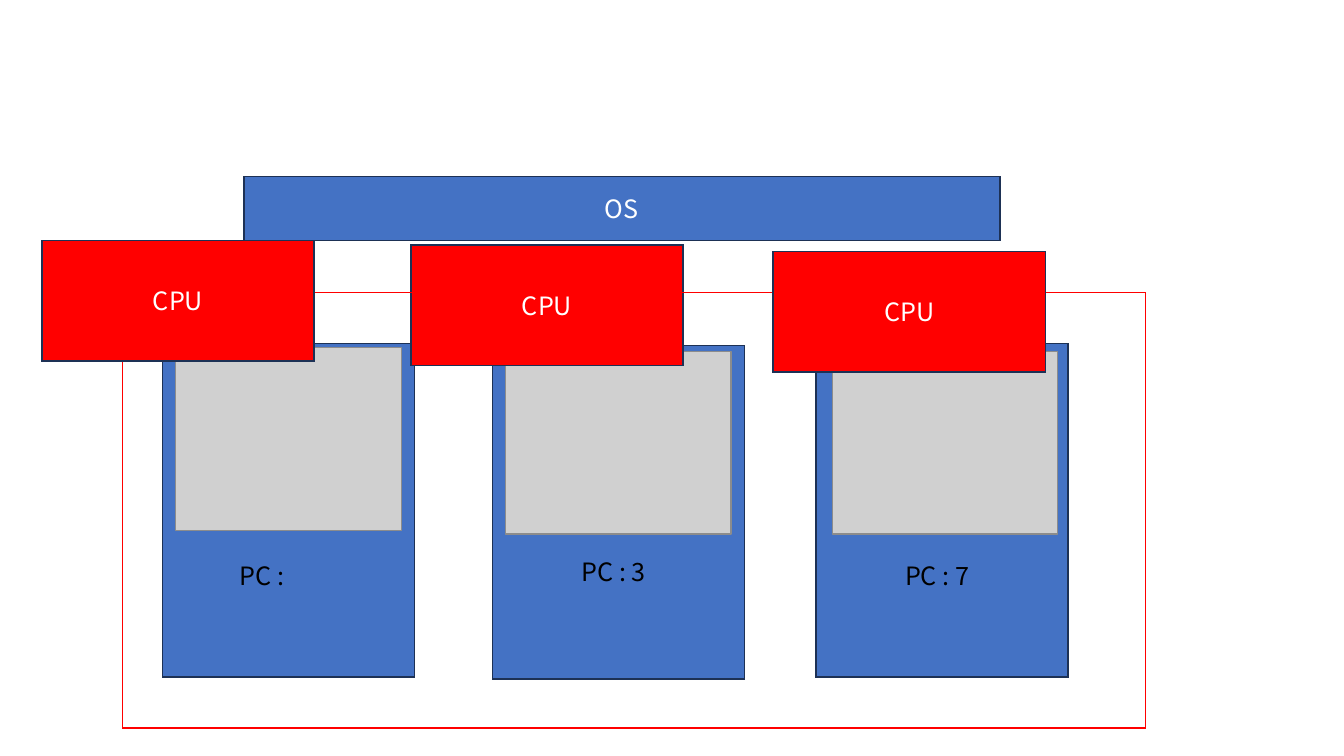
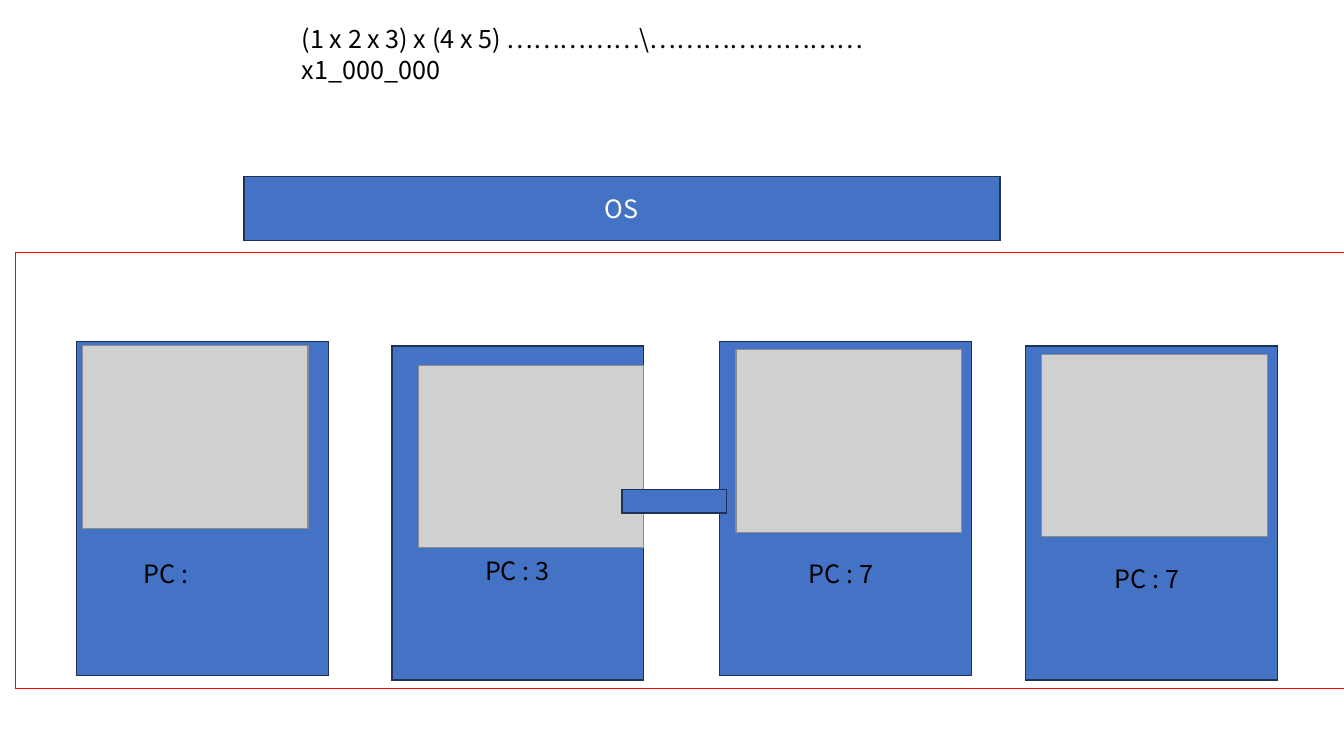
Before and after one commit to Baskervir/simcoding_jm, a slide deck: slide 8 of hy/수업자료/6주차 멀티쓰레딩/Multi Threading.pptx (slide 7 before the commit). Drawn at 1344x756 pixels with LibreOffice and Linux fonts; fonts in the diff are those of the drawing; grey boxes stand for pictures. Boxes give left, top, right and bottom in pixels: in the first picture for what was removed or moved away, otherwise in the second. Text is boxed around its words. In the diff, an @@ line names an element or a change of style, - is before the commit and + after.

```diff
--- a/hy/수업자료/6주차 멀티쓰레딩/Multi Threading.pptx
+++ b/hy/수업자료/6주차 멀티쓰레딩/Multi Threading.pptx
@@ text added at box(302, 27, 500, 83), 18 pt, text #000000 @@
+(1 x 2 x 3) x (4 x 5) ……………\…………………… x1_000_000
@@ rectangle: place and size @@
-rectangle at box(122, 292, 1145, 728)
+rectangle at box(15, 253, 1344, 689)
@@ rectangle removed at box(42, 240, 315, 361) @@
-CPU
@@ rectangle removed at box(411, 245, 684, 366) @@
-CPU
@@ rectangle removed at box(773, 252, 1046, 373) @@
-CPU
@@ rectangle: place and size @@
-rectangle at box(162, 343, 414, 677)
+rectangle at box(77, 342, 329, 676)
@@ picture: place and size @@
-picture at box(175, 348, 401, 530)
+picture at box(83, 346, 309, 528)
@@ rectangle: place and size @@
-rectangle at box(492, 346, 744, 680)
+rectangle at box(392, 346, 644, 680)
@@ 3 texts, 1 picture, 1 rectangle: place and size @@
-3 texts, 1 picture, 1 rectangle at box(240, 343, 1069, 677)
+3 texts, 1 picture, 1 rectangle at box(143, 342, 972, 676)
@@ rectangle added at box(1026, 346, 1278, 680), fill #4472C4, outline #1E3256 1 pt @@
@@ picture added at box(1043, 355, 1268, 537) @@
@@ picture: place and size @@
-picture at box(506, 352, 732, 534)
+picture at box(418, 366, 644, 548)
@@ math minus added at box(603, 451, 745, 552), fill #4472C4, outline #1E3256 1 pt @@
@@ text added at box(1115, 569, 1179, 589), 18 pt, text #000000 @@
+PC : 7
```
Also in this commit, not shown: 3 other slides changed, 4 slides added, 1 slide removed, 4 other files.
